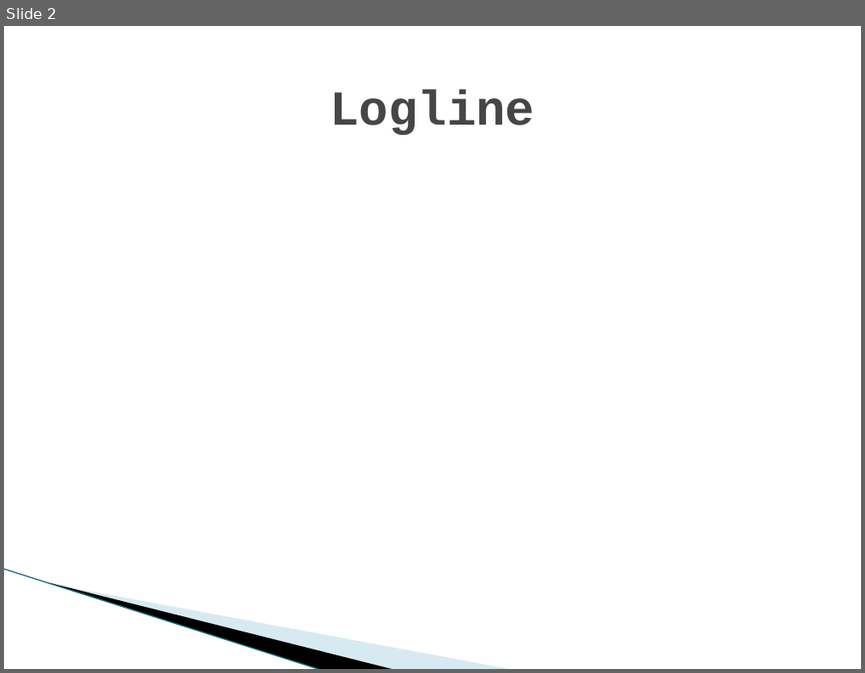
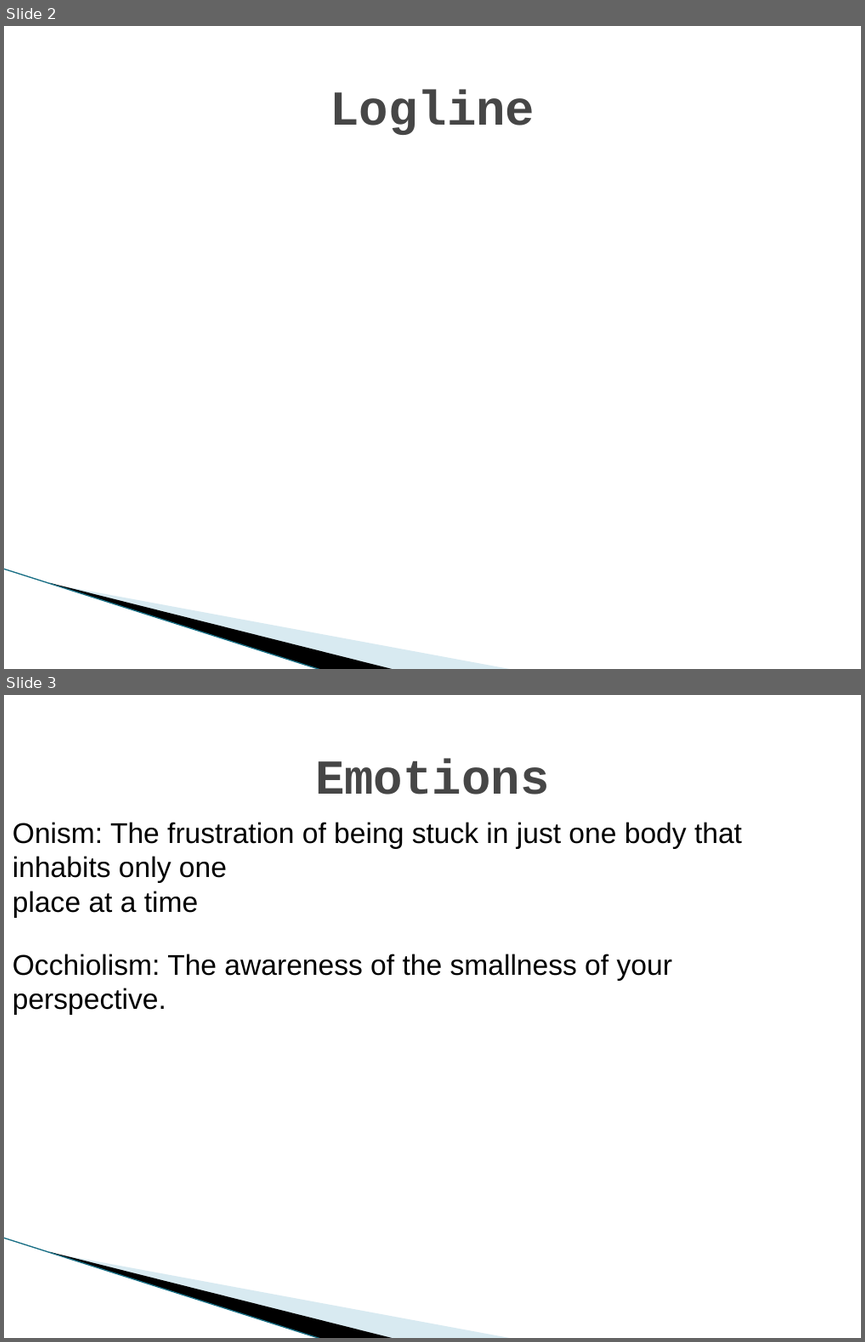
Before and after one commit to UoSGamesGroups/first-semester-l4-5-group-16, a slide deck: Presentations/First Pres.pptx. Shown one above the other, each under a label of ours: slide 2 before the commit, slides 2 and 3 after it. The pictures are 865x673 and 865x1342 pixels, drawn with LibreOffice and Linux fonts; fonts in the diff are those of the drawing; background and template pictures are left out. Boxes give left, top, right and bottom in pixels: in the first picture for what was removed or moved away, otherwise in the second. Text is boxed around its words. In the diff, an @@ line names an element or a change of style, - is before the commit and + after.

```diff
--- a/Presentations/First Pres.pptx
+++ b/Presentations/First Pres.pptx
@@ slide 3 added at [4,695,861,1338], background #FFFFFF; not listed: 3 template elements that a slide beside it also shows @@
@@ title added at [315,758,549,794], 41 pt, text #464646, bold @@
+Emotions
@@ text added at [12,822,742,918], 24 pt, text #000000 @@
+Onism: The frustration of being stuck in just one body that inhabits only one
+place at a time
@@ text added at [12,953,672,1015], 24 pt, text #000000 @@
+Occhiolism: The awareness of the smallness of your perspective.
```
Also in this commit, not shown: 2 slides changed, 3 other slides added, 3 slides removed.
